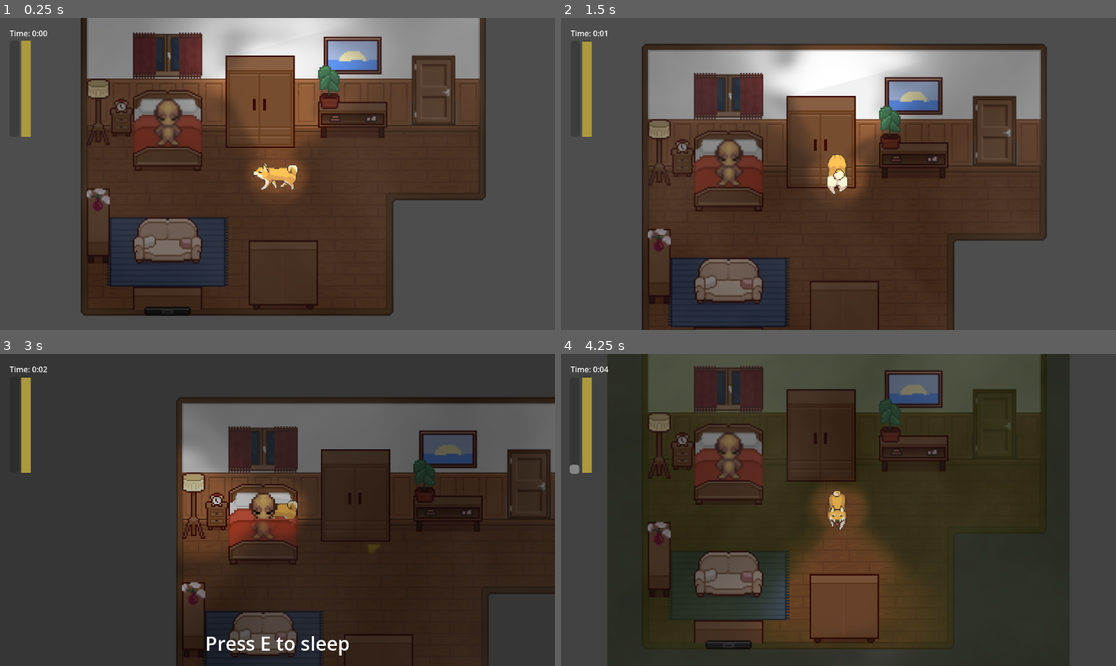
Above: before the commit, frames 1-4 (two rows, left to right).
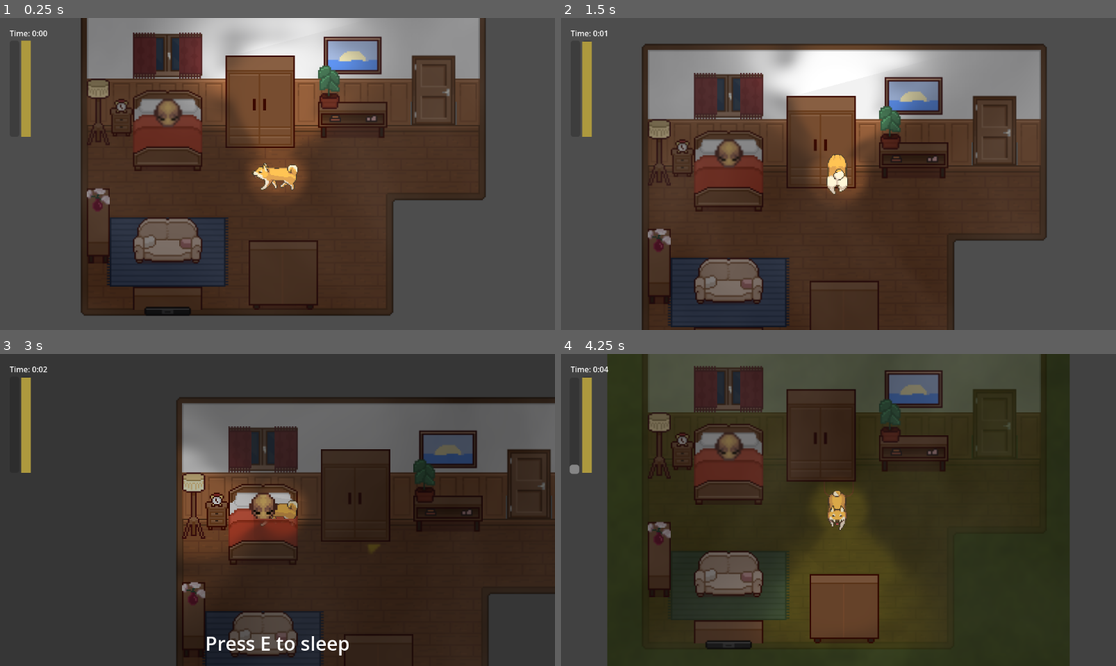
Above: after the commit, the same moments.

Repository: ethantheb/jammers
Game: Godot game, scene res://scenes/bedroom.tscn
Same seed, same stepped clock (60 frames per second), same inputs: the game is played once before the commit and once after it.
Inputs (mouse positions are in pixels of both pictures, inside the frame that each line leads up to):
- Up to frame 1 (0.25 s): no input
- Up to frame 2 (1.5 s): tap Enter at 0.5 s; move the mouse to (810, 236) at 0.52 s; hold Q 0.53-1.28 s; hold Up (ui_up) from 0.53 s (still down); click (810, 236) at 0.67 s; tap Space at 1.25 s; move the mouse to (1005, 220) at 1.27 s; tap P at 1.35 s
- Up to frame 3 (3 s): tap Enter at 2 s; move the mouse to (111, 463) at 2.02 s; release Up (ui_up) at 2.03 s; hold Q 2.03-2.78 s; hold Left (ui_left) from 2.03 s (still down); tap E at 2.75 s; move the mouse to (305, 510) at 2.77 s; tap P at 2.85 s; click (305, 510) at 2.92 s
- Up to frame 4 (4.25 s): tap E at 3.5 s; move the mouse to (755, 432) at 3.52 s; release Left (ui_left) at 3.53 s; hold Down (ui_down) from 3.53 s (still down); hold Q from 3.53 s (still down)

The runs differ from the first frame. In frame 1, 0.2% of the frame differs, in the area x 27-33%, y 34-41%; in frame 2, 0.2%; in frame 3, less than 0.1%; in frame 4, 0.4%, in the area x 27-58%, y 33-85%.

Commit message:
FOG AND MAN UNITED!

Diff:
--- a/scripts/fog_overlay_v2.gd
+++ b/scripts/fog_overlay_v2.gd
@@ -314,16 +314,12 @@
 		return
 	_base_root.add_child(clone)
 	clone.light_mask = 0
-	# Hide pee puddle visuals in the main scene — they render through the base viewport.
-	var is_pee_visual := _is_player_pee_node(ci)
-	if is_pee_visual:
-		ci.visible = false
 	var is_dynamic := _is_base_source_dynamic(ci)
 	_base_bindings.append({
 		"source": ci,
 		"clone": clone,
 		"dynamic": is_dynamic,
-		"hide_source": is_pee_visual,
+		"hide_source": false,
 	})
 
 func _find_base_binding_index(source: CanvasItem) -> int:
@@ -394,14 +390,16 @@
 		if not is_dynamic and not sync_static:
 			continue
 
-		# Pee source nodes are intentionally hidden in the main scene; always show their clone.
-		var hide_source: bool = binding.get("hide_source", false)
-		clone.visible = true if hide_source else _is_effectively_visible(source)
+		clone.visible = _is_effectively_visible(source)
 		clone.modulate = source.modulate
 		clone.self_modulate = source.self_modulate
 		clone.z_index = source.z_index
 		clone.z_as_relative = source.z_as_relative
 		clone.y_sort_enabled = source.y_sort_enabled
+		if _is_sleeping_owner_sprite(source):
+			# Keep sleeping owner under bed covers in fog while still visible if uncovered.
+			clone.z_index = -1
+			clone.z_as_relative = false
 		clone.material = source.material
 		clone.texture_filter = source.texture_filter
 		clone.texture_repeat = source.texture_repeat
@@ -493,6 +491,19 @@
 	if legacy_value is Sprite2D:
 		return legacy_value as Sprite2D
 	return null
+
+func _is_sleeping_owner_sprite(ci: CanvasItem) -> bool:
+	if not (ci is AnimatedSprite2D):
+		return false
+	var sprite := ci as AnimatedSprite2D
+	if sprite.animation != &"sleeping" and not String(sprite.animation).begins_with("sleep"):
+		return false
+	if sprite.name != "Body":
+		return false
+	var parent := sprite.get_parent()
+	if parent == null:
+		return false
+	return parent.name == "Owner"
 
 func _sync_enemy_clone(source: Sprite2D, clone: Sprite2D) -> void:
 	clone.global_transform = source.global_transform
